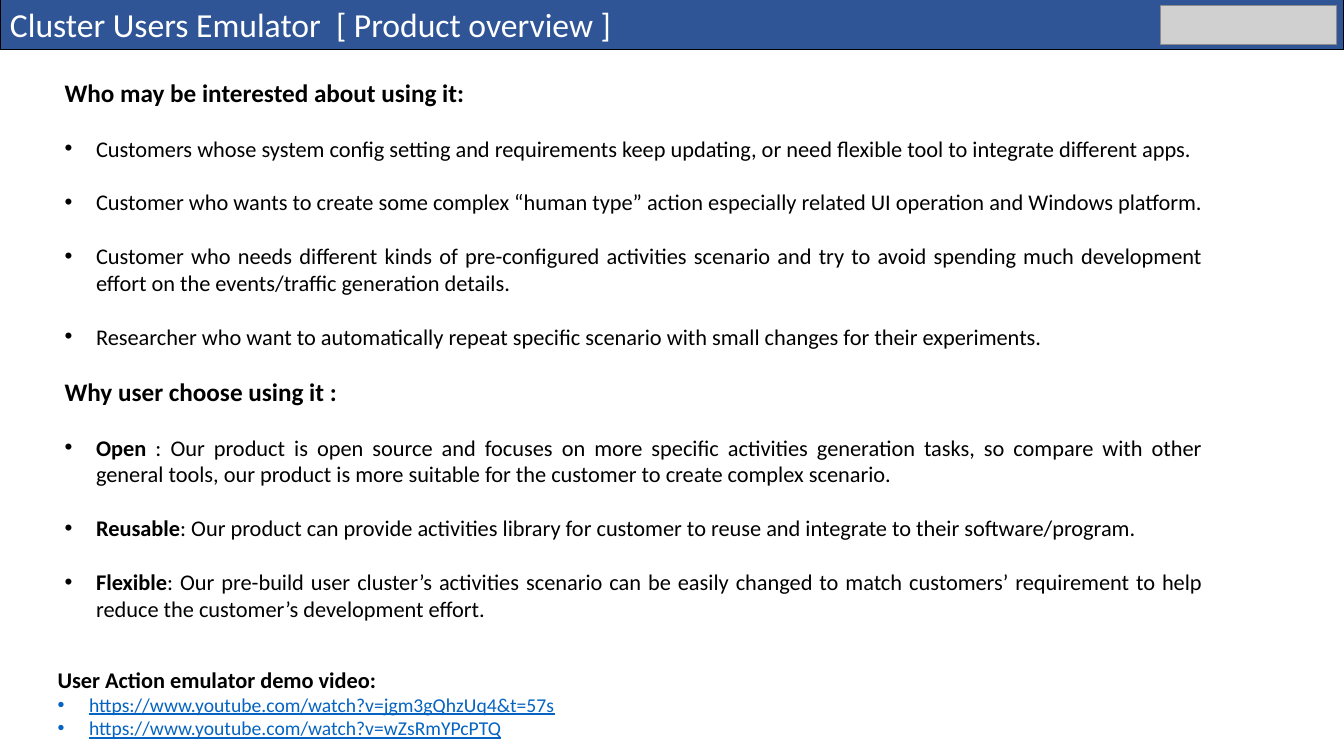
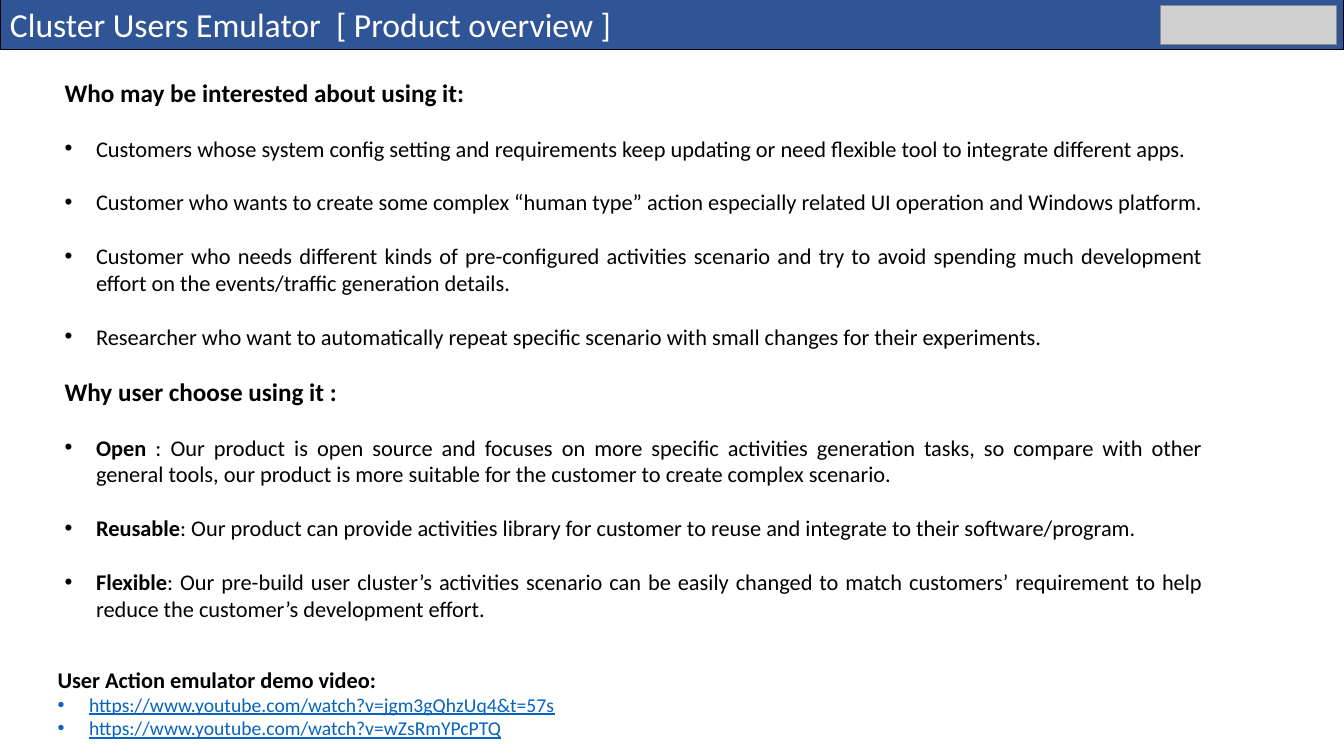
Before and after one commit to LiuYuancheng/Cluster_User_Emulation_System, a slide deck: slide 5 of doc/User_Action_Emulator_Design_Doc_v0.2.pptx. Drawn at 1344x756 pixels with LibreOffice and Linux fonts; fonts in the diff are those of the drawing; grey boxes stand for pictures. Boxes give left, top, right and bottom in pixels: in the first picture for what was removed or moved away, otherwise in the second. Text is boxed around its words. In the diff, an @@ line names an element or a change of style, - is before the commit and + after.

```diff
--- a/doc/User_Action_Emulator_Design_Doc_v0.2.pptx
+++ b/doc/User_Action_Emulator_Design_Doc_v0.2.pptx
@@ text at box(96, 141, 1184, 161): text changed @@
-• Customers whose system config setting and requirements keep updating, or need flexible tool to integrate different apps.
+• Customers whose system config setting and requirements keep updating or need flexible tool to integrate different apps.
```
Also in this commit, not shown: 2 other files.
